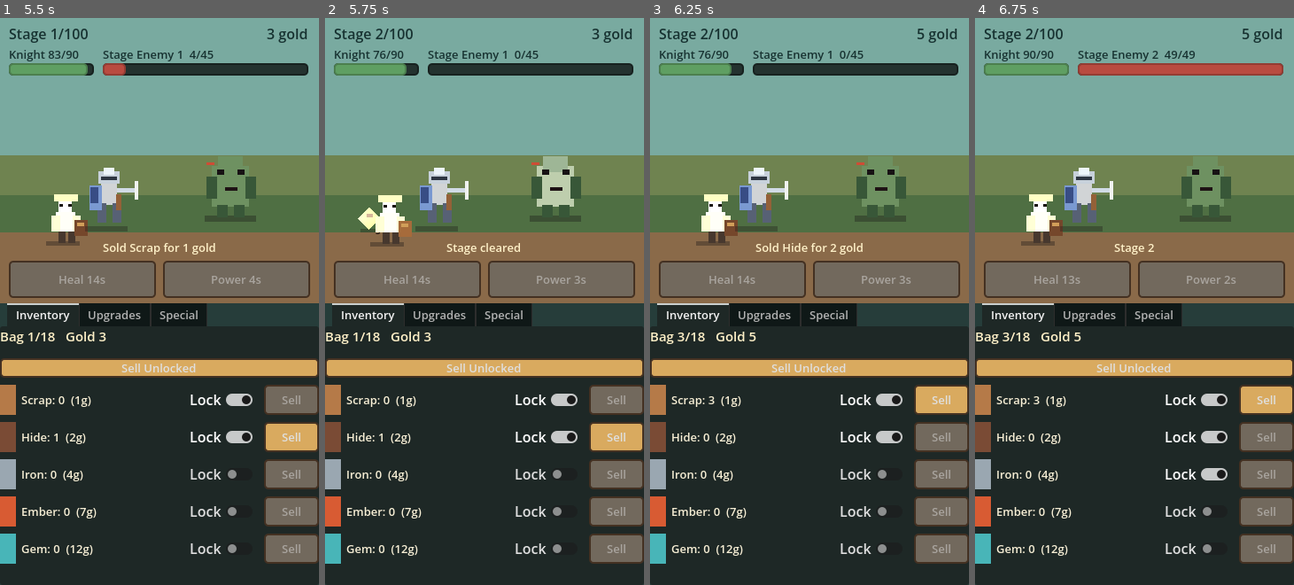
Above: before the commit, frames 1-4 (left to right).
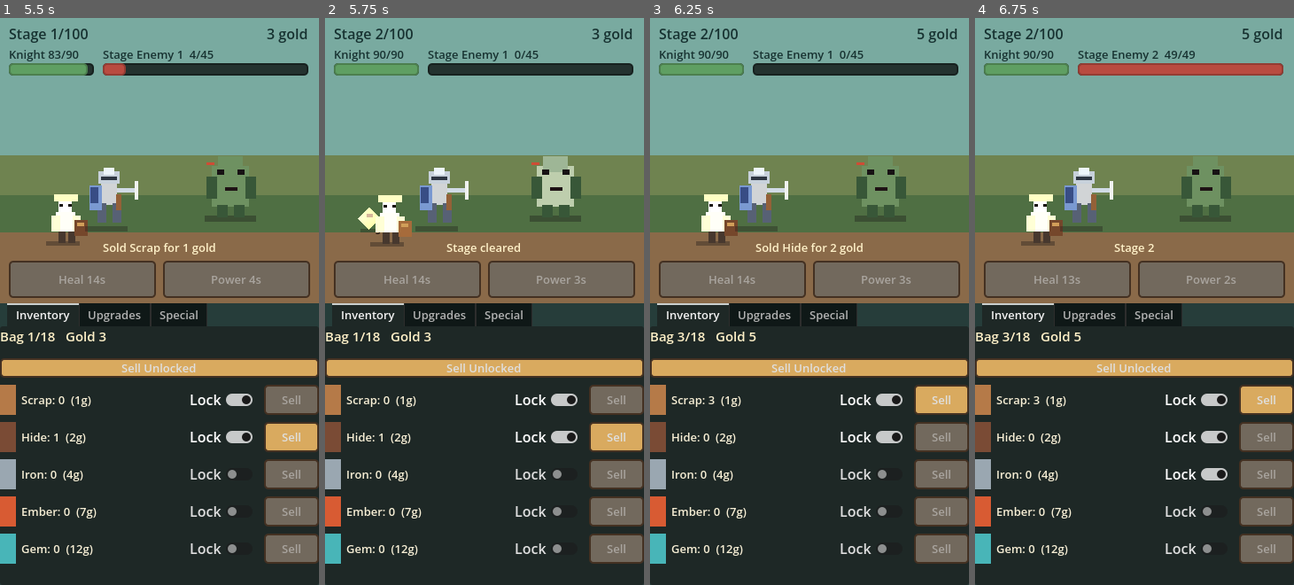
Above: after the commit, the same moments.

Repository: TheAmazingTurtle/knight-s-assistant
Game: Godot game, scene res://core/main.tscn
Two runs of this game, one before a commit and one after it. Both use one fixed random seed, a clock stepped at 60 frames per second and the inputs below.
Inputs:
- Up to frame 1 (5.5 s): click "Start" at 0.5 s; click "Heal" at 1.25 s; click "Power-up" at 2 s; click "Sell Unlocked" at 2.75 s; click "Lock" at 3.5 s; click "Lock" at 4.25 s; click "Sell" at 5 s
- Up to frame 2 (5.75 s): no input
- Up to frame 3 (6.25 s): click "Sell" at 5.75 s
- Up to frame 4 (6.75 s): click "Lock" at 6.5 s

Frame 1 is identical in both runs. In frame 2, 0.1% of the frame differs, in the area x 15-30%, y 5-11%; in frame 3, 0.1%; in frame 4, nothing differs.

Commit message:
Restore knight health on stage advance

Diff:
--- a/screens/game_screen/game_screen.gd
+++ b/screens/game_screen/game_screen.gd
@@ -348,6 +348,7 @@
 	if won:
 		_show_victory()
 	else:
+		_restore_knight_to_full_health()
 		status_label.text = "Stage cleared"
 		stage_transition_timer = 0.85
 
@@ -592,6 +593,13 @@
 	knight_hp = clampf(knight_hp, 0.0, knight_max_hp)
 	if knight_view != null:
 		knight_view.set_health_ratio(knight_hp / knight_max_hp)
+
+
+func _restore_knight_to_full_health() -> void:
+	knight_max_hp = GameState.get_knight_max_health()
+	knight_hp = knight_max_hp
+	if knight_view != null:
+		knight_view.set_health_ratio(1.0)
 
 
 func _refresh_battle_labels() -> void:
Not shown, changed: README.md
